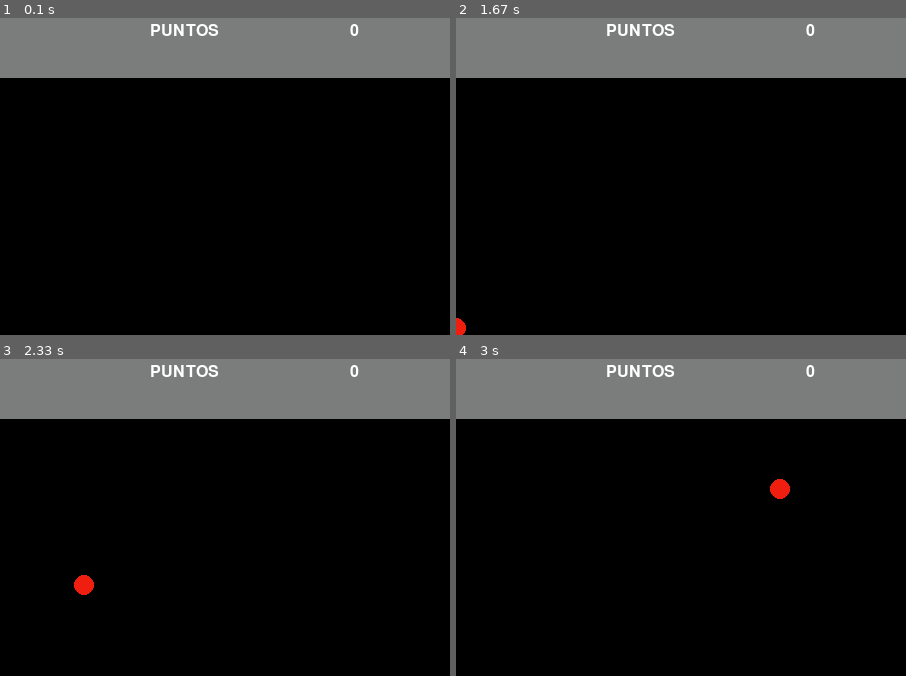
Above: before the commit, frames 1-4 (two rows, left to right).
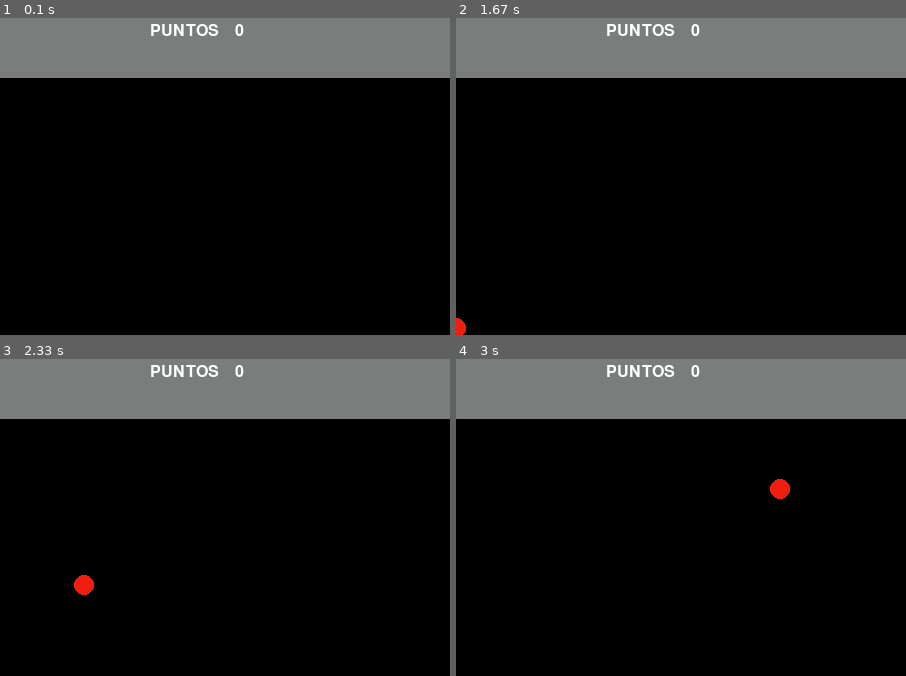
Above: after the commit, the same moments.

Repository: blancamm/k_pygame
Game: pygame game, started from BallAndRaquet.py
Same seed, same stepped clock (60 frames per second), same inputs: the game is played once before the commit and once after it.
Inputs:
- Up to frame 1 (0.1 s): no input
- Up to frame 2 (1.67 s): hold Right 0.33-0.8 s; hold Right 0.83-1.3 s
- Up to frame 3 (2.33 s): hold Left 1.9-2.3 s
- Up to frame 4 (3 s): hold Right 2.33-2.97 s
The pictures show only the part of the screen within x 50-100%, y 0-50%; the shares and areas given below are measured in that part.

The runs differ from the first frame. In frame 1, 0.1% of the frame differs, in the area x 52-80%, y 1-6%; in frame 2, 0.1%; in frame 3, 0.1%; in frame 4, 0.1%.

Commit message:
modificacion en los render, s epueden juntar con un +

Diff:
--- a/BallAndRaquet.py
+++ b/BallAndRaquet.py
@@ -109,9 +109,11 @@
     def puntosyvidas(self):
         text_vidas = self.__fuente.render('VIDAS', True, BLANCO)
         vidas = self.__fuente.render(NumeroVidas, True, BLANCO)
-        text_puntos = self.__fuente.render('PUNTOS', True, BLANCO)
+        text_puntos = self.__fuente.render('PUNTOS    '+ NumeroPuntos, True, BLANCO) #se puede poner con un mas en vez de crear otro render con los puntos
+        '''
         puntos = self.__fuente.render(NumeroPuntos, True, BLANCO)
-        return [text_vidas, vidas, text_puntos, puntos]
+        '''
+        return [text_vidas, vidas, text_puntos]
 
     def fin(self):
         pantalla.fill (NEGRO)
@@ -146,7 +148,9 @@
         pantalla.blit(escribir[0], (50,20))
         pantalla.blit(escribir[1], (200, 20))
         pantalla.blit(escribir[2], (600, 20))
+        '''
         pantalla.blit(escribir[3], (800, 20))
+        '''
         pygame.display.flip()
 
 
